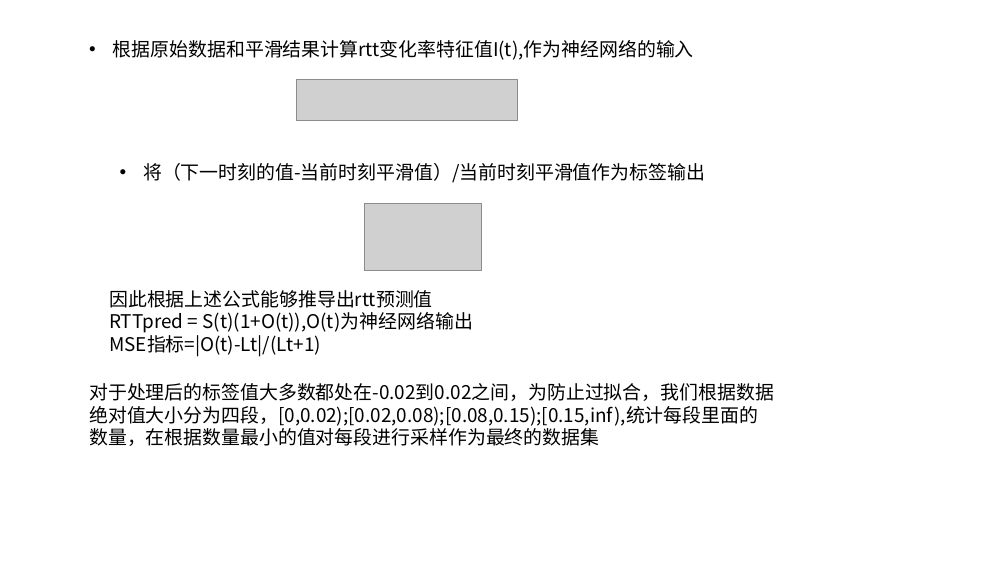
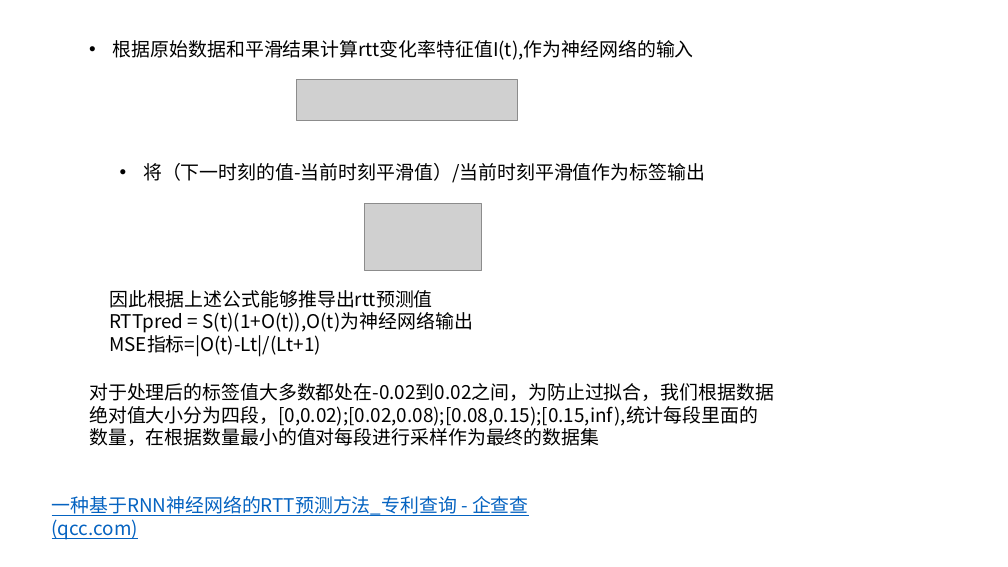
Before and after one commit to JinPeng-Zhang/DCN-LSTM_PID-congestion-control, a slide deck: slide 28 of paper/毕设思路 [自动保存的] [自动保存的].pptx. Drawn at 1008x567 pixels with LibreOffice and Linux fonts; fonts in the diff are those of the drawing; grey boxes stand for pictures. Boxes give left, top, right and bottom in pixels: in the first picture for what was removed or moved away, otherwise in the second. Text is boxed around its words. In the diff, an @@ line names an element or a change of style, - is before the commit and + after.

```diff
--- a/paper/毕设思路 [自动保存的] [自动保存的].pptx
+++ b/paper/毕设思路 [自动保存的] [自动保存的].pptx
@@ text added at <box>52,496,529,540</box>, 18 pt, text #0563C1, underline @@
+一种基于RNN神经网络的RTT预测方法_专利查询 - 企查查 (qcc.com)
```
Also in this commit, not shown: 29 other files.
